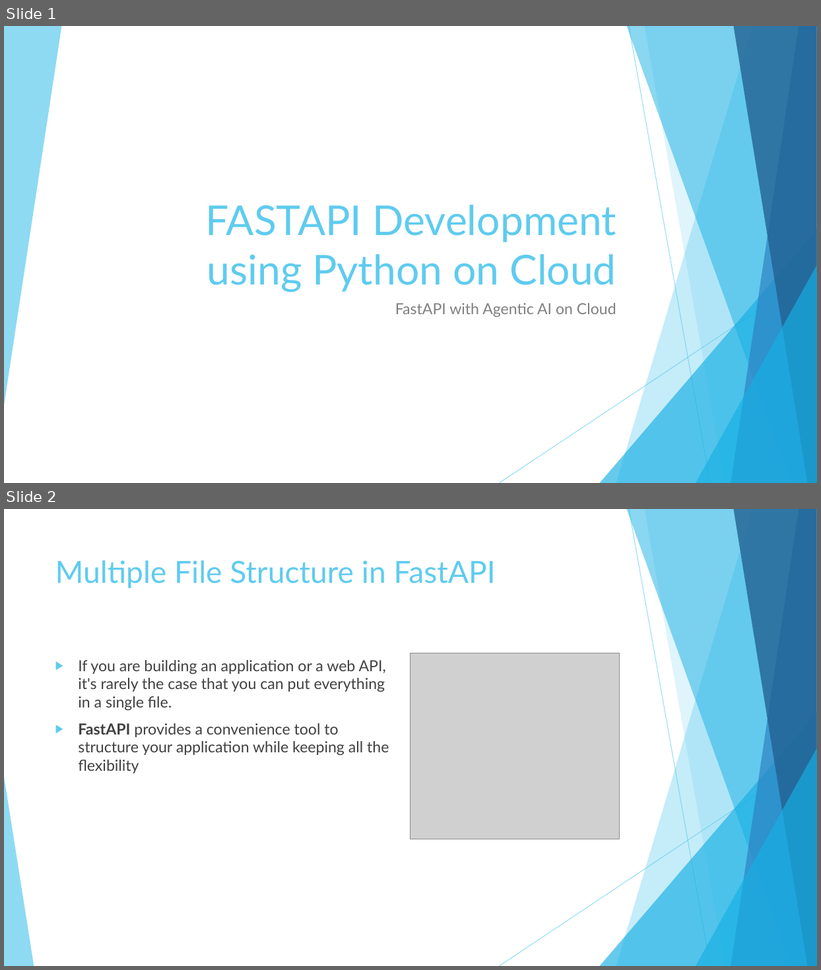
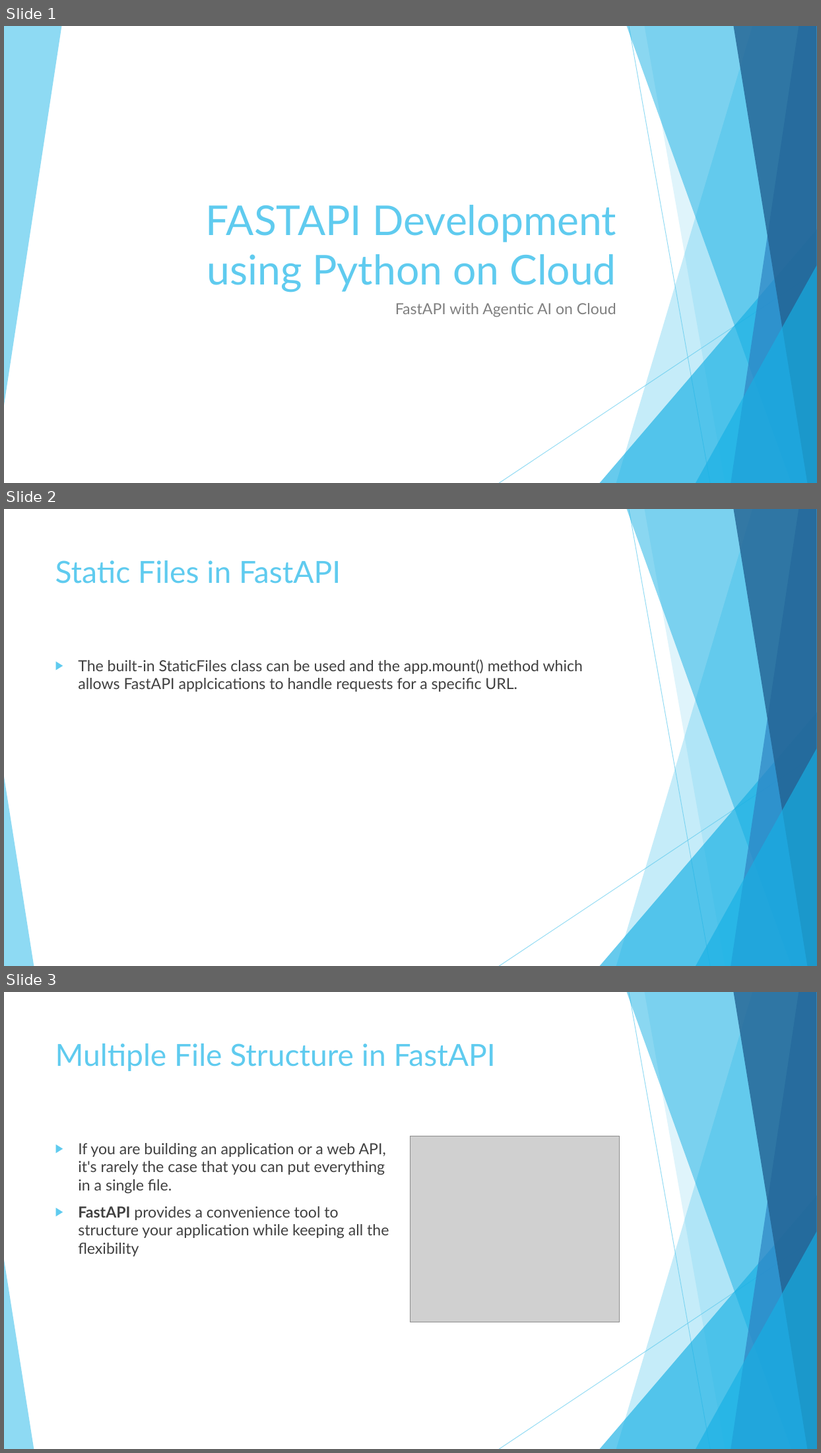
Before and after one commit to imcuteani/FastAPI-PythonAI-Development, a slide deck: Slides/Day-5/FASTAPI Development using Python on Cloud-Day5.pptx. Shown one above the other, each under a label of ours: slides 1 and 2 before the commit, slides 1, 2 and 3 after it. The pictures are 821x970 and 821x1453 pixels, drawn with LibreOffice and Linux fonts; fonts in the diff are those of the drawing; grey boxes stand for pictures. Boxes give left, top, right and bottom in pixels: in the first picture for what was removed or moved away, otherwise in the second. Text is boxed around its words. In the diff, an @@ line names an element or a change of style, - is before the commit and + after.

Commit message:
added StaticFiles

```diff
--- a/Slides/Day-5/FASTAPI Development using Python on Cloud-Day5.pptx
+++ b/Slides/Day-5/FASTAPI Development using Python on Cloud-Day5.pptx
@@ slide 2 added at <box>4,509,817,966</box>, background #FFFFFF; not listed: 10 template elements that a slide beside it also shows @@
@@ title added at <box>55,560,341,584</box>, 36 pt, text #5FCBEF @@
+Static Files in FastAPI
@@ text added at <box>78,659,583,692</box>, 18 pt, text #404040 @@
+▶ The built-in StaticFiles class can be used and the app.mount() method which allows FastAPI applcications to handle requests for a specific URL.
@@ what was slide 2 is now slide 3 @@
```
Also in this commit, not shown: 58 other files.
